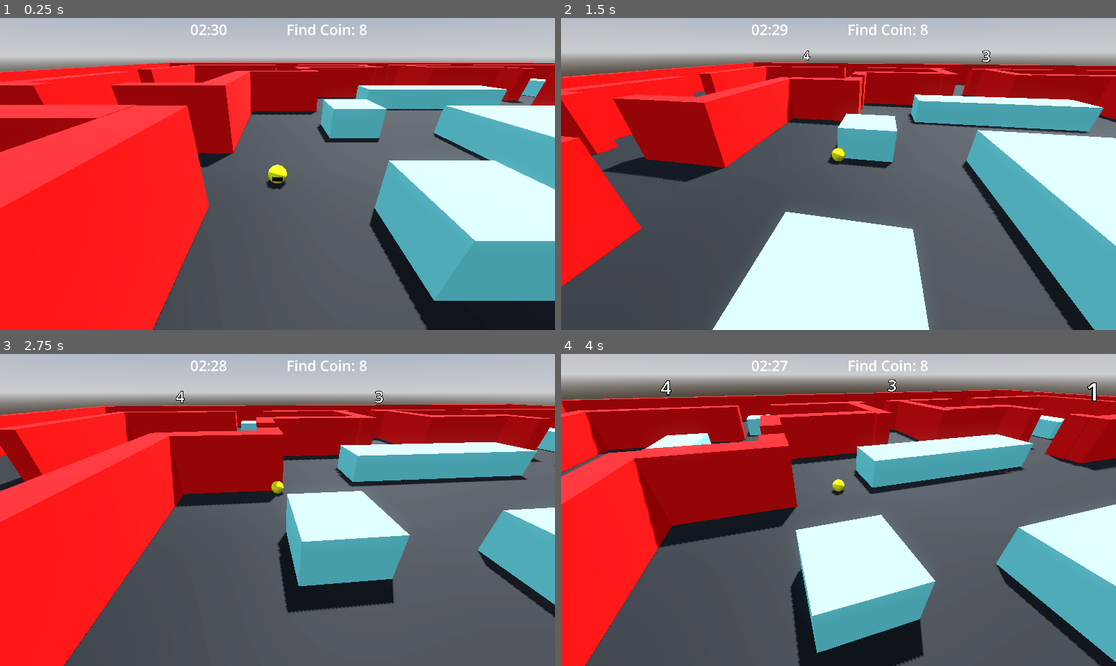
Above: before the commit, frames 1-4 (two rows, left to right).
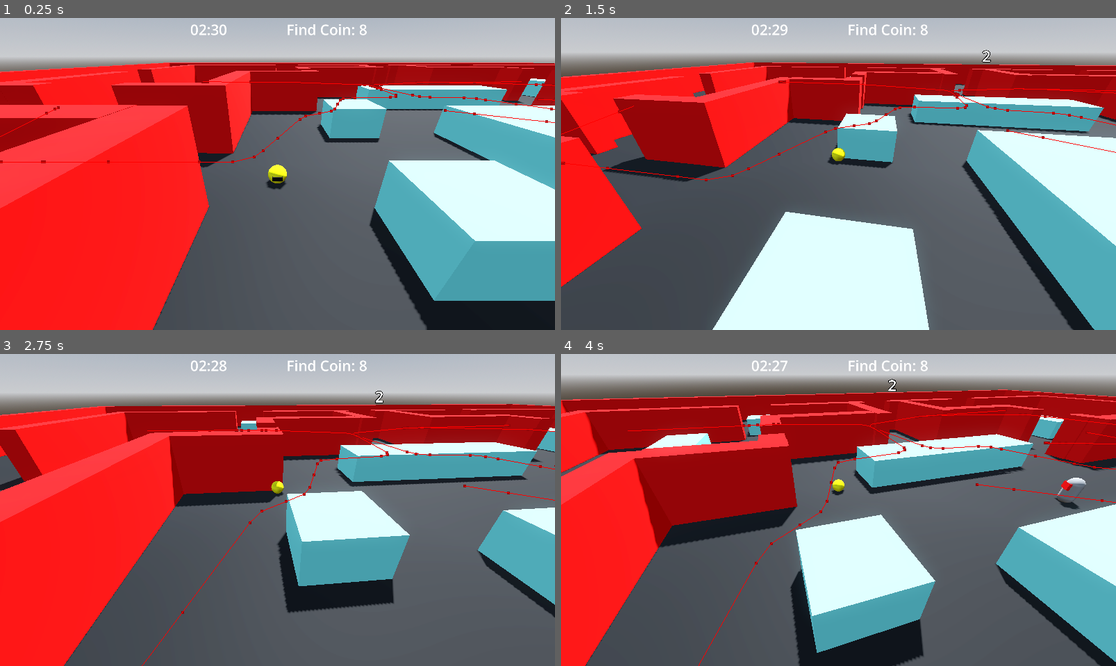
Above: after the commit, the same moments.

Repository: cliff-lilly-jean/pacman-stealth-game
Game: Godot game, scene res://entities/world/world.tscn
Two runs of this game, one before a commit and one after it. Both use one fixed random seed, a clock stepped at 60 frames per second and the inputs below.
Inputs (mouse positions are in pixels of both pictures, inside the frame that each line leads up to):
- Up to frame 1 (0.25 s): no input
- Up to frame 2 (1.5 s): move the mouse to (866, 174) at 0.52 s; hold W (move_forward) from 0.53 s (still down); tap Shift (dash) at 0.6 s; move the mouse to (810, 174) at 1.27 s; tap Ctrl (sprint) at 1.35 s
- Up to frame 3 (2.75 s): keep holding W (move_forward); move the mouse to (288, 503) at 2.02 s; tap Shift (dash) at 2.1 s
- Up to frame 4 (4 s): keep holding W (move_forward); move the mouse to (832, 516) at 2.77 s; tap Ctrl (sprint) at 2.85 s; move the mouse to (877, 513) at 3.52 s; tap Shift (dash) at 3.6 s

The runs differ from the first frame. In frame 1, 0.6% of the frame differs, in the area x 0-100%, y 20-47%; in frame 2, 0.6%; in frame 3, 0.6%; in frame 4, 1.0%, in the area x 12-100%, y 8-100%.

Commit message:
got the player to be detected in teh enemy fov

Diff:
--- a/components/detection_area/detection_area.gd
+++ b/components/detection_area/detection_area.gd
@@ -2,12 +2,28 @@
 
 @export var shape_radius: float
 @export var shape_height: float = 1
+@export var fov_width: float
 
 @onready var collider = $CollisionShape3D
 
-#var shape: Shape3D = CylinderShape3D.new()
 
 func _ready():
 
 	collider.shape.radius = shape_radius
 	collider.shape.height = shape_height
+	body_entered.connect(_on_body_entered)
+
+
+func _on_body_entered(body: Node3D) -> void:
+	if body is Player:
+		## Where the player is coming from
+		var direction = global_position.direction_to(body.global_position)
+
+		## Whether the player is coming form the front or back
+		var facing = global_transform.basis.tdotz(direction)
+		var fov = cos(rad_to_deg(fov_width / 2)) ## divide by 2 to represent the two sides of the viewing angle on the z axes, left and right
+
+		if facing < fov:
+			print("coming from behind, I cant see you")
+		else:
+			print("Coming from the front, I see you!")
--- a/components/detection_area/detection_area.tscn
+++ b/components/detection_area/detection_area.tscn
@@ -8,6 +8,7 @@
 
 [node name="DetectionArea" type="Area3D" unique_id=527819160]
 script = ExtResource("1_5d6nw")
+fov_width = 180.0
 
 [node name="CollisionShape3D" type="CollisionShape3D" parent="." unique_id=124149414]
 shape = SubResource("CylinderShape3D_bdkmc")
--- a/entities/enemies/ghosts/ghost.gd
+++ b/entities/enemies/ghosts/ghost.gd
@@ -14,15 +14,6 @@
 var end_patrol_location: Vector3
 var next_position: Vector3
 var moving_to_end:bool = true
-
-## Investigate
-## If Player is in Detection Area forward angle
-## Change the Look Direction's Target Position
-## Set the Target Position to the Look Directions's Target Position
-## Get the Next Path Position
-## Move toward The Next Path Position
-## Reset Look Directions Target Position to Forward
-## Scan the area. Rotate
 
 ## CHASE
 ## Set the target position, the Player
@@ -67,6 +58,13 @@
 			navigation_agent.target_position = end_patrol_location
 			moving_to_end = true
 
+## Investigate
+func investigate() -> void:
+	pass
+	## The player enters the detection area, inside the fov
+	## If the player is visible and not obstructed by an obstacle, change the navigation target position to the player's last known position and travel to it
+	## If the player is visible and obstructed, continue on with the regular navigation route
+
 func look_rotation(delta: float) -> void:
 	rotation.y = lerp_angle(
 		rotation.y,
--- a/entities/world/world.tscn
+++ b/entities/world/world.tscn
@@ -93,7 +93,49 @@
 [node name="Ghosts" type="Node3D" parent="." unique_id=521754242]
 
 [node name="Ghost" parent="Ghosts" unique_id=2008997342 instance=ExtResource("10_e7bg0")]
-transform = Transform3D(1, 0, 0, 0, 1, 0, 0, 0, 1, 7, 0.99999994, 10)
-patrol_distance_length = 15.0
+transform = Transform3D(1, 0, 0, 0, 1, 0, 0, 0, 1, 12, 0.99999994, 2)
+patrol_distance_length = 30.0
 look_rotation_speed = 3.0
 view_distance = 8.0
+
+[node name="Ghost2" parent="Ghosts" unique_id=1383249437 instance=ExtResource("10_e7bg0")]
+transform = Transform3D(1, 0, 0, 0, 1, 0, 0, 0, 1, -9, 0.99999994, 44)
+patrol_distance_length = 30.0
+look_rotation_speed = 3.0
+view_distance = 8.0
+
+[node name="Ghost3" parent="Ghosts" unique_id=1493906947 instance=ExtResource("10_e7bg0")]
+transform = Transform3D(-4.371139e-08, 0, -1, 0, 1, 0, 1, 0, -4.371139e-08, 37, 0.99999994, 44)
+patrol_distance_length = 30.0
+look_rotation_speed = 3.0
+view_distance = 8.0
+
+[node name="Ghost4" parent="Ghosts" unique_id=1061240303 instance=ExtResource("10_e7bg0")]
+transform = Transform3D(-1, 0, 8.742278e-08, 0, 1, 0, -8.742278e-08, 0, -1, 32, 0.99999994, -20)
+patrol_distance_length = 30.0
+look_rotation_speed = 3.0
+view_distance = 8.0
+
+[node name="Ghost5" parent="Ghosts" unique_id=1476873466 instance=ExtResource("10_e7bg0")]
+transform = Transform3D(-4.371139e-08, 0, -1, 0, 1, 0, 1, 0, -4.371139e-08, 32, 0.99999994, 20)
+patrol_distance_length = 30.0
+look_rotation_speed = 3.0
+view_distance = 8.0
+
+[node name="Ghost6" parent="Ghosts" unique_id=162826906 instance=ExtResource("10_e7bg0")]
+transform = Transform3D(1, 0, 0, 0, 1, 0, 0, 0, 1, 42, 0.99999994, -42)
+patrol_distance_length = 30.0
+look_rotation_speed = 3.0
+view_distance = 8.0
+
+[node name="Ghost7" parent="Ghosts" unique_id=2064379119 instance=ExtResource("10_e7bg0")]
+transform = Transform3D(0.25881907, 0, -0.9659258, 0, 1, 0, 0.9659258, 0, 0.25881907, -39, 0.99999994, -42)
+patrol_distance_length = 30.0
+look_rotation_speed = 3.0
+view_distance = 8.0
+
+[node name="Ghost8" parent="Ghosts" unique_id=1750336853 instance=ExtResource("10_e7bg0")]
+transform = Transform3D(0.25881907, 0, -0.9659258, 0, 1, 0, 0.9659258, 0, 0.25881907, -39, 0.99999994, 4)
+patrol_distance_length = 30.0
+look_rotation_speed = 3.0
+view_distance = 8.0
